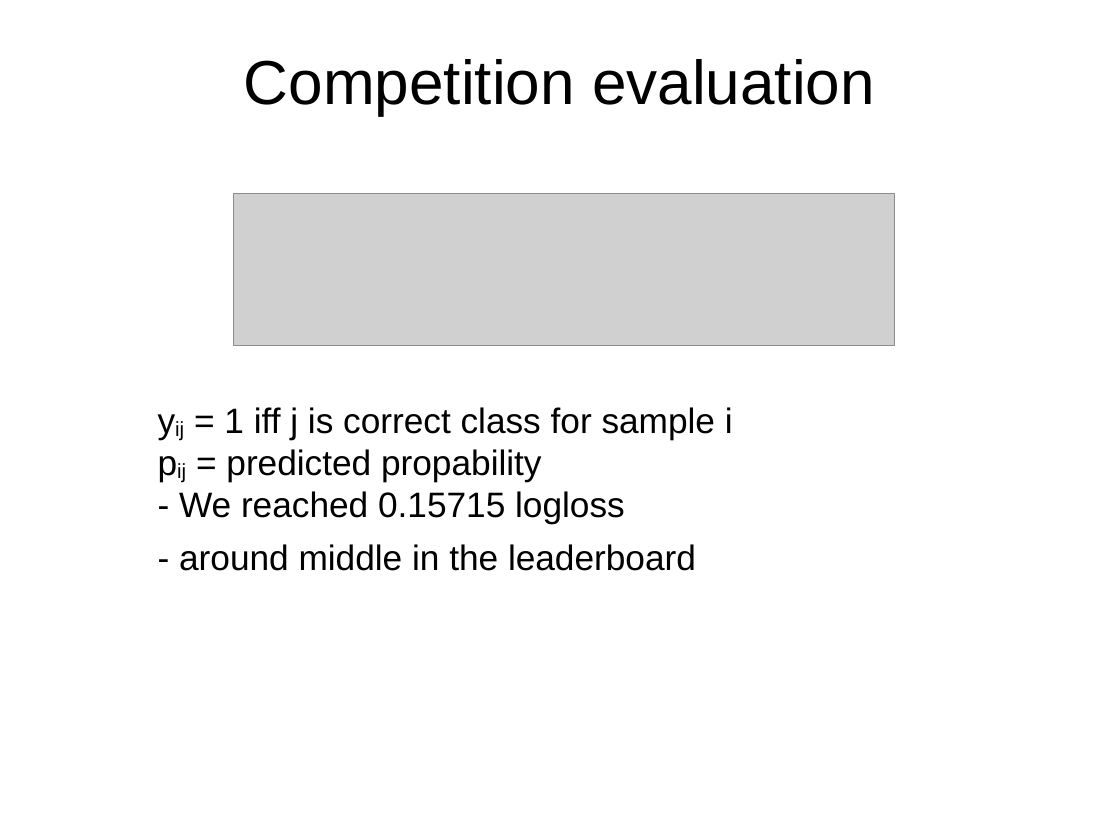
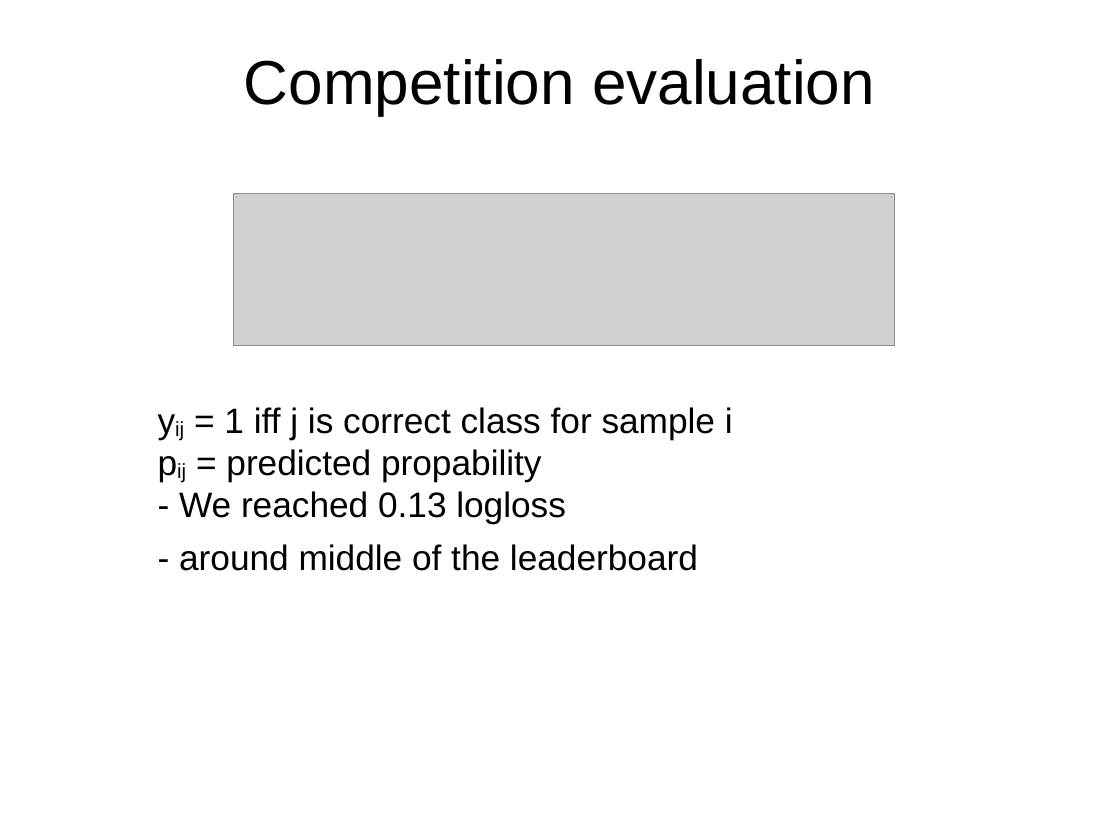
Before and after one commit to kappalabs/NNLeafClassifierProject, a slide deck: slide 16 of slideshow/slides.odp. Drawn at 1120x840 pixels with LibreOffice and Linux fonts; fonts in the diff are those of the drawing; grey boxes stand for pictures; background and template pictures are left out. Boxes give left, top, right and bottom in pixels: in the first picture for what was removed or moved away, otherwise in the second. Text is boxed around its words. In the diff, an @@ line names an element or a change of style, - is before the commit and + after.

Commit message:
deleting last slide and changing logloss value

```diff
--- a/slideshow/slides.odp
+++ b/slideshow/slides.odp
@@ subtitle at [179, 491, 698, 571]: text changed @@
-- We reached 0.15715 logloss
-- around middle in the leaderboard
+- We reached 0.13 logloss
+- around middle of the leaderboard
```
Also in this commit, not shown: 1 slide removed.
